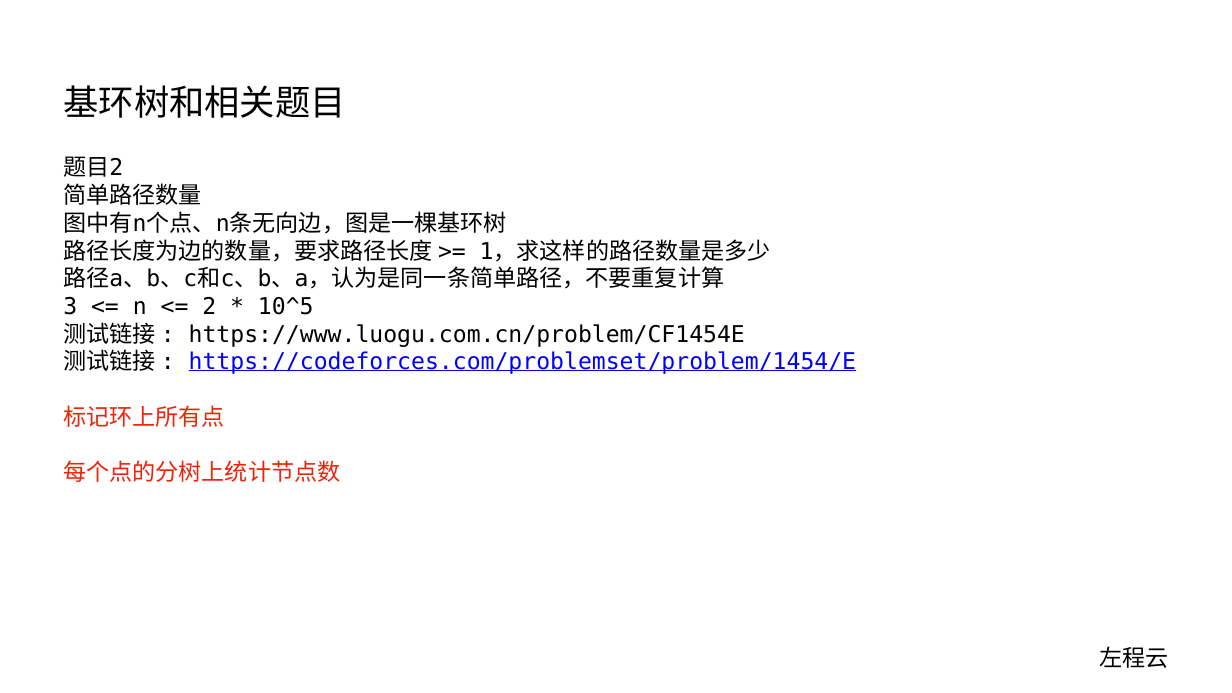
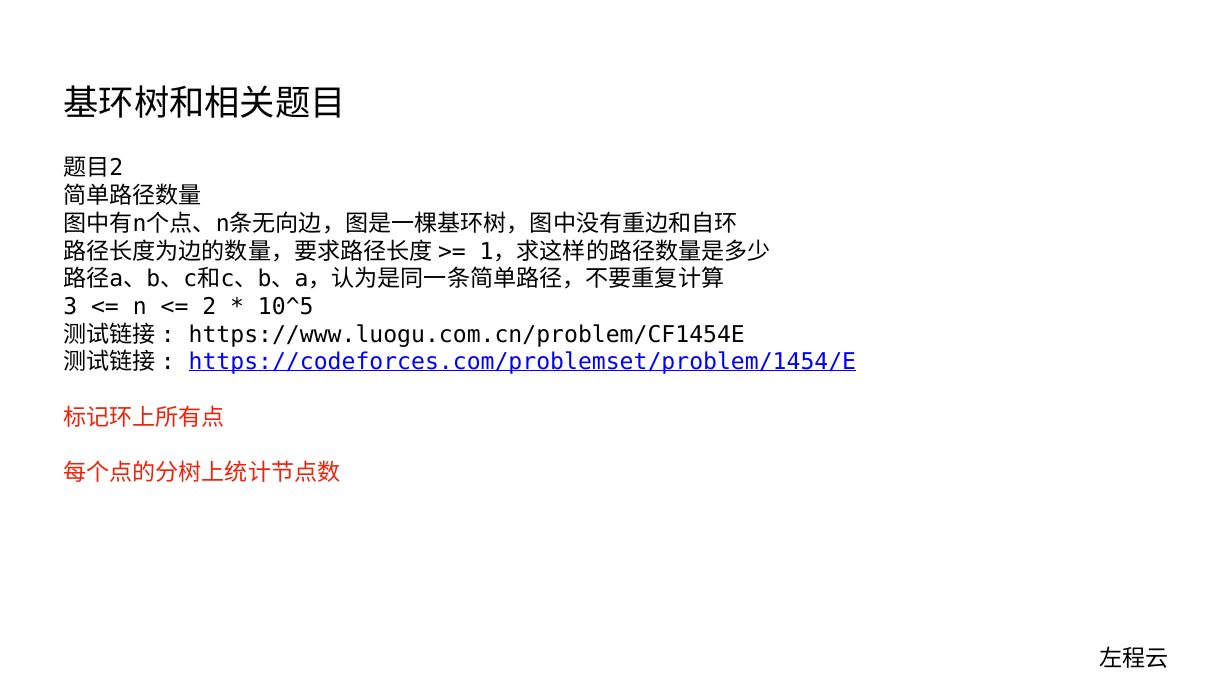
Before and after one commit to algorithmzuo/algorithm-journey, a slide deck: slide 7 of ppt/算法讲解199【挺难】基环树和相关题目.pptx. Drawn at 1232x693 pixels with LibreOffice and Linux fonts; fonts in the diff are those of the drawing. Boxes give left, top, right and bottom in pixels: in the first picture for what was removed or moved away, otherwise in the second. Text is boxed around its words. In the diff, an @@ line names an element or a change of style, - is before the commit and + after.

```diff
--- a/ppt/算法讲解199【挺难】基环树和相关题目.pptx
+++ b/ppt/算法讲解199【挺难】基环树和相关题目.pptx
@@ text at (x1=63, y1=211, x2=738, y2=234): text changed @@
-图中有n个点、n条无向边，图是一棵基环树
+图中有n个点、n条无向边，图是一棵基环树，图中没有重边和自环
```
Also in this commit, not shown: 2 other files.
